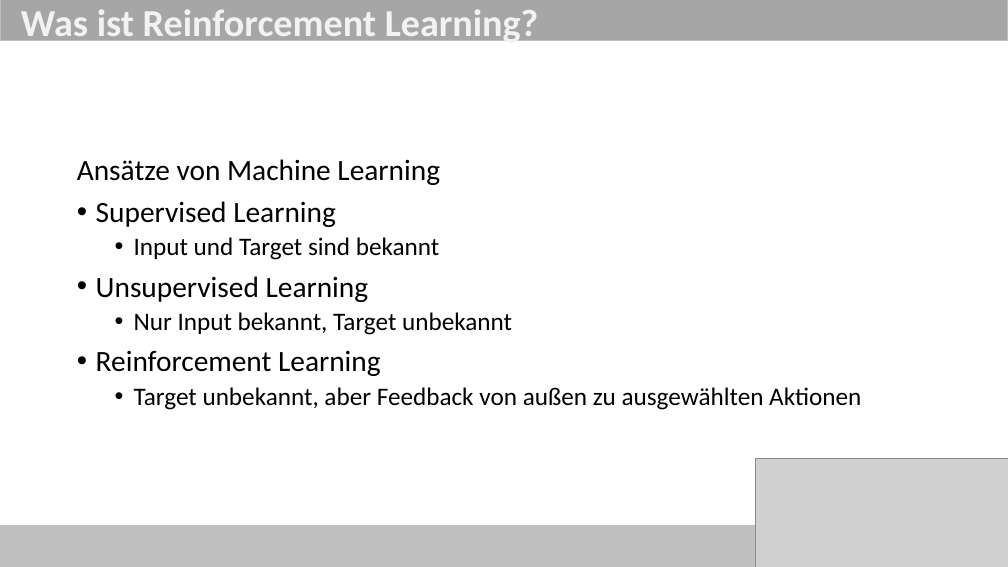
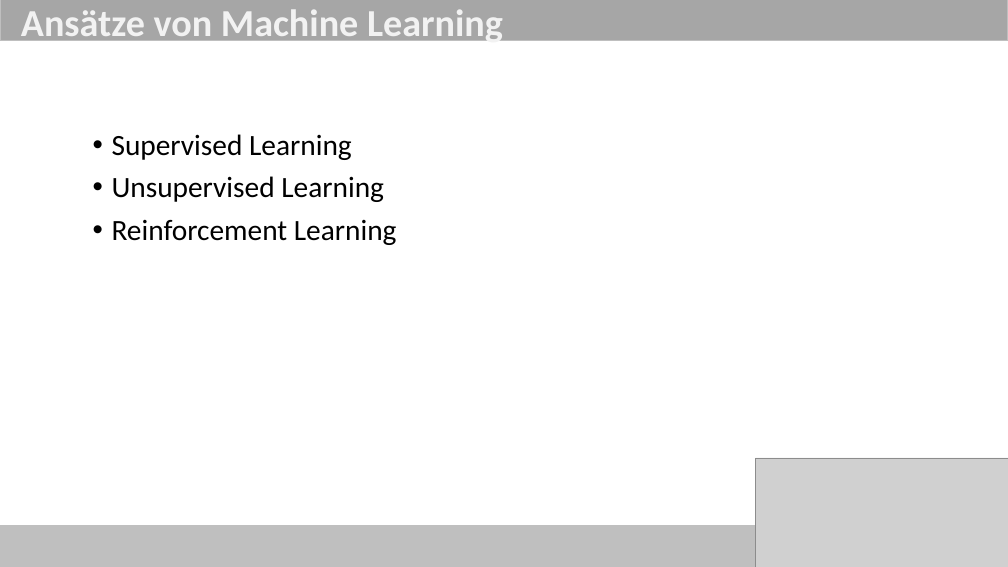
Before and after one commit to ob-algdatii-ss18/leistungsnachweis-firststeptoworlddomination, a slide deck: slide 2 of Reinforcement Learning.pptx. Drawn at 1008x567 pixels with LibreOffice and Linux fonts; fonts in the diff are those of the drawing; grey boxes stand for pictures. Boxes give left, top, right and bottom in pixels: in the first picture for what was removed or moved away, otherwise in the second. Text is boxed around its words. In the diff, an @@ line names an element or a change of style, - is before the commit and + after.

Commit message:
presentation

```diff
--- a/Reinforcement Learning.pptx
+++ b/Reinforcement Learning.pptx
@@ text at (x1=21, y1=9, x2=503, y2=46): text changed @@
-Was ist Reinforcement Learning?
+Ansätze von Machine Learning
@@ text "Supervised Learning" moved from (x1=77, y1=159, x2=861, y2=410) to (x1=112, y1=134, x2=397, y2=245) @@
@@ text at (x1=77, y1=159, x2=440, y2=185): paragraph removed @@
-Ansätze von Machine Learning
@@ text at (x1=134, y1=237, x2=439, y2=260): paragraph removed @@
-  • Input und Target sind bekannt
@@ text at (x1=134, y1=312, x2=512, y2=335): paragraph removed @@
-  • Nur Input bekannt, Target unbekannt
@@ text at (x1=134, y1=387, x2=861, y2=410): paragraph removed @@
-  • Target unbekannt, aber Feedback von außen zu ausgewählten Aktionen
```
Also in this commit, not shown: 8 other slides changed, 2 slides added.
